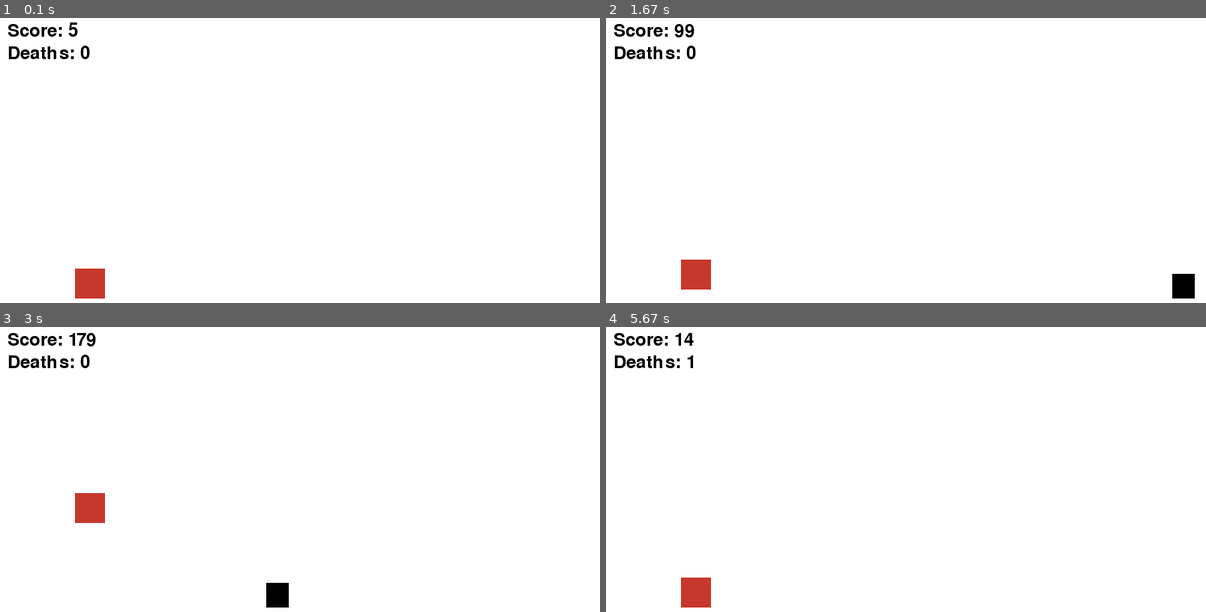
Above: before the commit, frames 1-4 (two rows, left to right).
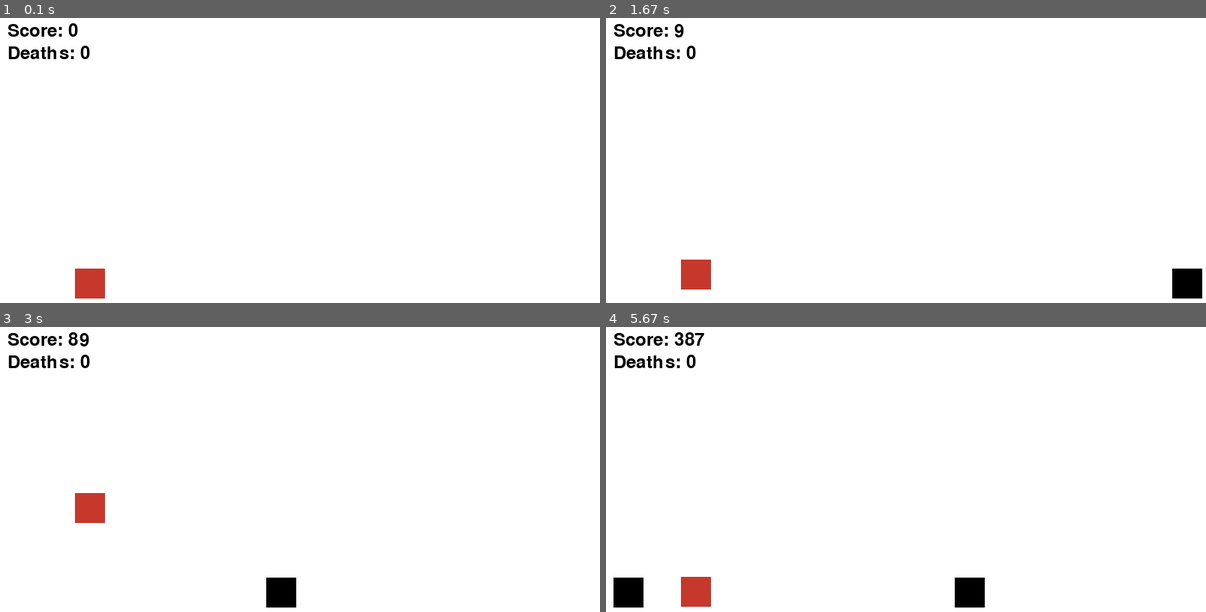
Above: after the commit, the same moments.

Repository: 9h8y649q5w-netizen/Pygame-internal
Game: pygame game, started from Impossible-Dash.py
Two runs of this game, one before a commit and one after it. Both use one fixed random seed, a clock stepped at 60 frames per second and the inputs below.
Inputs:
- Up to frame 1 (0.1 s): no input
- Up to frame 2 (1.67 s): tap Space at 0.33, 0.73, 1.03, 1.23, 1.57 s
- Up to frame 3 (3 s): tap Space at 1.87, 2.07, 2.37, 2.63 s
- Up to frame 4 (5.67 s): tap Space at 3.4, 3.8, 4.1, 4.87, 5.17, 5.37 s

The runs differ from the first frame. In frame 1, less than 0.1% of the frame differs, in the area x 11-13%, y 1-7%; in frame 2, 0.3%; in frame 3, 0.4%; in frame 4, 1.3%, in the area x 1-64%, y 1-99%.

Commit message:
added a kill object and a function that checks if the player is on top of the object or not.

Diff:
--- a/Impossible-Dash.py
+++ b/Impossible-Dash.py
@@ -77,15 +77,14 @@
     # =====================
 # Obstacle Class
 
-''' This this definds an object which the player can jump on or over,
-however I have not finished coding so if the user tuches the
-object, the user will die. '''
+''' This this definds an object which the player can jump on or over. '''
 
 # =====================
 class Obstacle:
     def __init__(self):
-        self.width = 30
-        self.height = random.randint(30, 60)
+        self.type = "Platform"
+        self.width = 40
+        self.height = 40
         self.x = WIDTH
         self.y = HEIGHT - self.height - 20
         self.image = pygame.transform.scale(pygame.image.load("assets/Object.png"), (self.width, self.height))
@@ -103,6 +102,32 @@
     def get_rect(self):
         return pygame.Rect(self.x, self.y, self.width, self.height)
 
+"""this definds an kill object which if the player tuches it the user will die."""
+
+class KillObject(Obstacle):
+     def __init__(self):
+        super().__init__()  # get everything from Obstacle
+        self.type = "KillObject"
+        self.image = pygame.transform.scale(pygame.image.load("assets/KillObject.png"), (self.width, self.height))
+
+
+"""this definds a function to cheek if the player is on top of the object and if it isn't it will kill the user. """
+
+def is_landing_on_top(player, obstacle):
+    player_rect = player.get_rect()
+    obstacle_rect = obstacle.get_rect()
+
+    # Check horizontal overlap
+    horizontal = player_rect.right > obstacle_rect.left and player_rect.left < obstacle_rect.right
+
+    # Check if player is falling and touching top
+    landing = (
+        player.vel_y > 0 and  # falling
+        player_rect.bottom <= obstacle_rect.top + 10 and
+        player_rect.bottom >= obstacle_rect.top - 10
+    )
+
+    return horizontal and landing
 
 # =====================
 # Game Loop
@@ -133,8 +158,12 @@
         # Spawn obstacles
         spawn_timer += 1
         if spawn_timer > 90:
-            obstacles.append(Obstacle())
+            if random.randint(1, 3) == 1:  # 1 in 3 chance to spawn a kill object
+                obstacles.append(KillObject())
+            else:
+                obstacles.append(Obstacle())
             spawn_timer = 0
+
 
         # Update player
         player.update()
@@ -149,15 +178,23 @@
         # Collision detection
         player_rect = player.get_rect()
         for obstacle in obstacles:
-            if player_rect.colliderect(obstacle.get_rect()):
-                deaths += 1
-                player = Player()
-                obstacles.clear()
-                score = 0
+
+            if is_landing_on_top(player, obstacle) and obstacle.type == "Platform":
+                # Snap player to top of obstacle
+                player.y = obstacle.y - player.height
+                player.vel_y = 0
+                player.on_ground = True
                 break
-
-        # Update score
-        score += 1
+            else:
+                if  (obstacle.type == "KillObject" or obstacle.type == "Platform") and player_rect.colliderect(obstacle.get_rect()):
+                    deaths += 1
+                    player = Player()
+                    obstacles.clear()
+                    score = 0
+                    break
+
+            # Update score
+            score += 1
 
         # Draw everything
         player.draw(screen)
